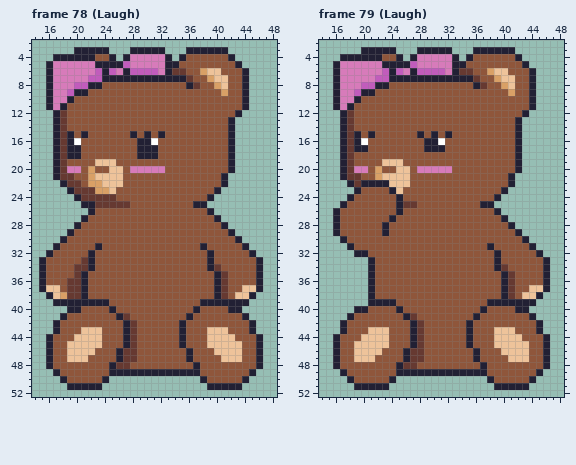
One commit to this pixel-art file: aseprite_files/teddybear_girl.ase. This is how it looked before the edit.
64x64 pixels, 83 frames. Shown: frame 78 (Laugh): x 14..48, y 2..52; frame 79 (Laugh): x 14..48, y 2..52. The commit also changed other frames, which this record leaves out.
Once edited:
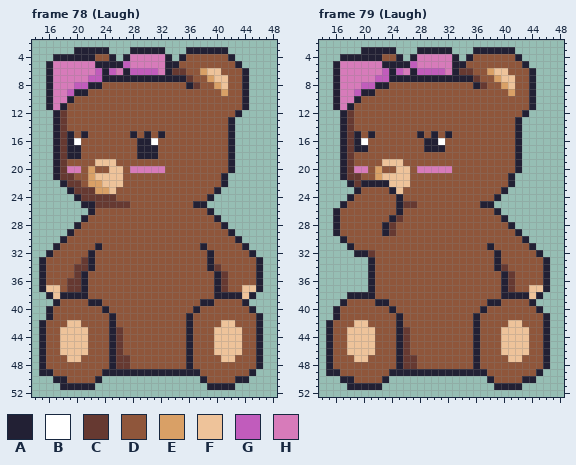
Palette (. is transparent): A #222034  B #ffffff  C #663931  D #8f563b  E #d9a066  F #eec39a  G #c15cbc  H #d77bba
From the commit log: changed orientation of feet for teddybear girl now feet are vertical
Changes in this commit:
Changed rows in their new state; - is an unchanged pixel.
Frame 78 (Laugh), layers "Feet", "Body":
first column x 15:
38 ---AAA--------------------AAA---
39 ---DDDD--D---------------DDDD---
40 -ADDDD---AD----------------DDDA-
41 -ADD------ADD----------------DDA
42 ADD-FF----A-DD------DA----FF--DA
43 ADDFFF-DD-ACDD------DA--D--FF-DA
44 AD-FF--DD-ACDD------DA--D---F---
45 AD-F---DD-ACDD------DA--D-------
46 AD-F---D--ACDD------------------
47 AD----D---AC-D--------------D---
48 AD-------------------AD---------
49 AAD------A----------------------
50 --A-----A.------------------A---
51 ---A----.-------------------.---
Frame 79 (Laugh), layers "Head", "Feet", "Body":
first column x 21:
27 ----C
28 ---C-
29 ---C-
32 C----
first column x 15:
38 ---AAA--------------------AAA---
39 --ADDDD--D---------------DDDD---
40 -ADDDD---AD----------------DDDA-
41 -ADD------ADD----------------DDA
42 ADD-FF----A-DD------DA----FF--DA
43 ADDFFF-DD-ACDD------DA--D--FF-DA
44 AD-FF--DD-ACDD------DA--D---F---
45 AD-F---DD-ACDD------DA--D-------
46 AD-F---D--ACDD------------------
47 AD----D---AC-D--------------D---
48 AD-------------------AD---------
49 AAD------A----------------------
50 --A-----A.------------------A---
51 ---A----.-------------------.---
